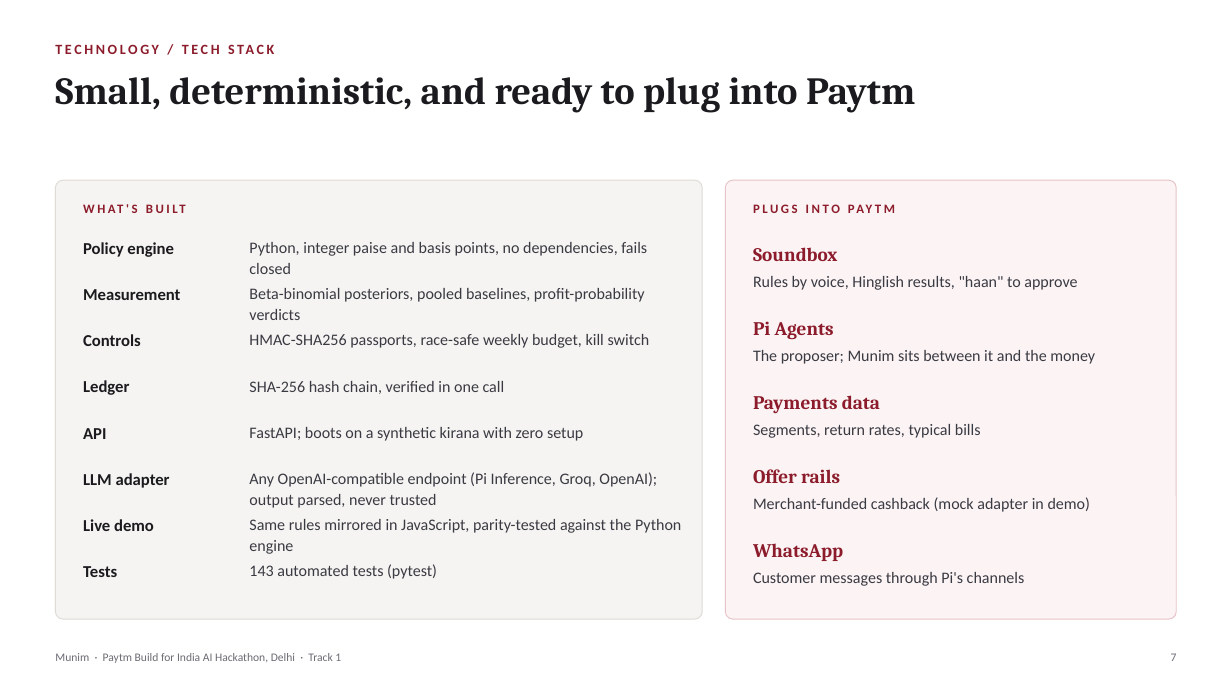
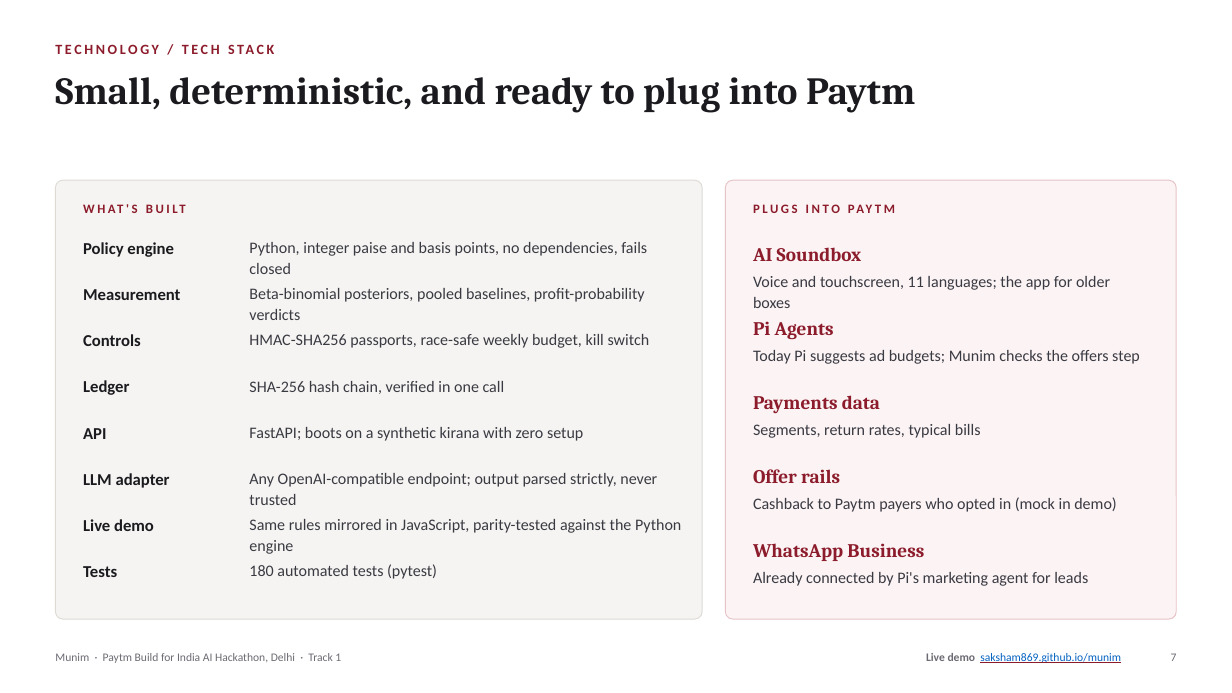
Before and after one commit to saksham869/munim, a slide deck: slide 7 of docs/Munim_Pitch.pptx. Drawn at 1232x693 pixels with LibreOffice and Linux fonts; fonts in the diff are those of the drawing. Boxes give left, top, right and bottom in pixels: in the first picture for what was removed or moved away, otherwise in the second. Text is boxed around its words. In the diff, an @@ line names an element or a change of style, - is before the commit and + after.

Commit message:
Apply review fixes: business model, research, threat model, decision log, stress test

```diff
--- a/docs/Munim_Pitch.pptx
+++ b/docs/Munim_Pitch.pptx
@@ text at [753, 247, 862, 261]: text changed @@
-Soundbox
+AI Soundbox
@@ text at [753, 276, 1110, 308]: text changed @@
-Rules by voice, Hinglish results, "haan" to approve
+Voice and touchscreen, 11 languages; the app for older boxes
@@ text at [753, 350, 1140, 364]: text changed @@
-The proposer; Munim sits between it and the money
+Today Pi suggests ad budgets; Munim checks the offers step
@@ text at [249, 473, 657, 505]: text changed @@
-Any OpenAI-compatible endpoint (Pi Inference, Groq, OpenAI); output parsed, never trusted
+Any OpenAI-compatible endpoint; output parsed strictly, never trusted
@@ text at [753, 497, 1116, 512]: text changed @@
-Merchant-funded cashback (mock adapter in demo)
+Cashback to Paytm payers who opted in (mock in demo)
@@ text at [249, 564, 437, 579]: text changed @@
-143 automated tests (pytest)
+180 automated tests (pytest)
@@ text at [753, 543, 924, 561]: text changed @@
-WhatsApp
+WhatsApp Business
@@ text at [753, 572, 1088, 586]: text changed @@
-Customer messages through Pi's channels
+Already connected by Pi's marketing agent for leads
@@ text added at [926, 653, 1121, 663], 9 pt, text #0563C1, underline @@
+Live demo saksham869.github.io/munim
```
Also in this commit, not shown: 10 other slides changed, 51 other files.
